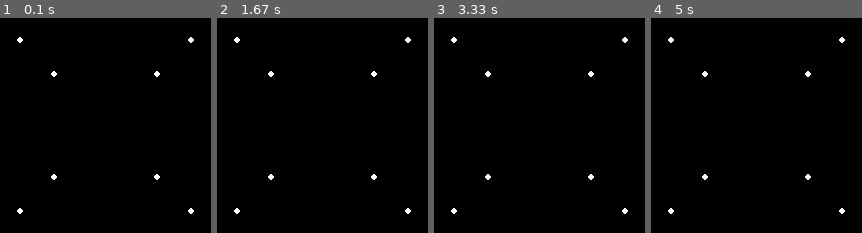
Above: before the commit, frames 1-4 (left to right).
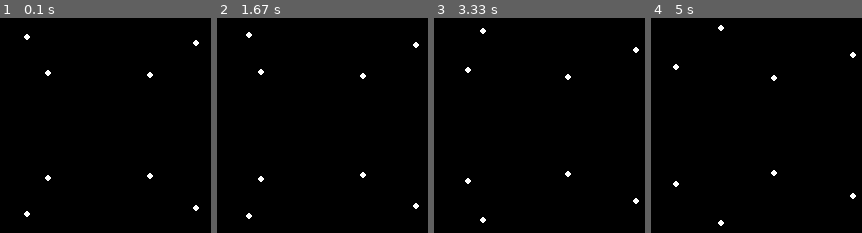
Above: after the commit, the same moments.

Repository: ICanGamezMC/project_learn_4
Game: pygame game, started from pygame_learn_1.py
Same seed, same stepped clock (60 frames per second), same inputs: the game is played once before the commit and once after it.
Inputs:
- Up to frame 1 (0.1 s): no input
- Up to frame 2 (1.67 s): no input
- Up to frame 3 (3.33 s): no input
- Up to frame 4 (5 s): no input

The runs differ from the first frame. In frame 1, 0.8% of the frame differs, in the area x 8-95%, y 7-93%; in frame 2, 0.8%; in frame 3, 0.8%; in frame 4, 0.8%.

Commit message:
Cube now has 3d rotation and 3d projection

Diff:
--- a/pygame_learn_1.py
+++ b/pygame_learn_1.py
@@ -1,13 +1,16 @@
 import pygame
 import math
 
-
+#This is starting up variables / initializers
 pygame.init()
 size = width, height = 800, 600
 screen = pygame.display.set_mode(size)
 clock = pygame.time.Clock()
+running = True
 
-running = True
+
+angle = 0
+background_color = (0,0,0)
 
 #This is projection mapping
 def project(point,width,height,scale, viewer_distance):
@@ -16,6 +19,15 @@
     X = int(x *factor + width / 2)
     Y = int(-y *factor + height / 2)
     return (X, Y)
+
+def rotateY(point, angle):
+    x, y, z = point
+    rad = math.radians(angle)
+    cos, sin = math.cos(rad), math.sin(rad)
+    X = x * cos - z * sin
+    Z = x * sin + z * cos
+    return(X,y,Z)
+
 
 
 #TEST CUBE POINTS
@@ -31,13 +43,28 @@
 ]
 
 
+#This is the main func for everything
 while running:
     for event in pygame.event.get():
         if event.type == pygame.QUIT:
             running = False
+    angle += 1  # increment rotation once per frame
+
+    #This rotates the points
+    rotated_points = []
     for point in points:
-        x, y = project(point, width, height, 256, 4)
-        pygame.draw.circle(screen, (255,255,255),(x,y), 3)
+        rotated = rotateY(point, angle)
+        rotated_points.append(rotated)
 
+    #This projects points based on rotation beforehand
+    for rotated in rotated_points:
+        x, y = project(rotated, width, height, 256, 4)
+        pygame.draw.circle(screen, (255, 255, 255), (x, y), 3)
+
+
+
+
+    #This updates displays
     pygame.display.flip()
+    screen.fill(background_color)
     clock.tick(60)
